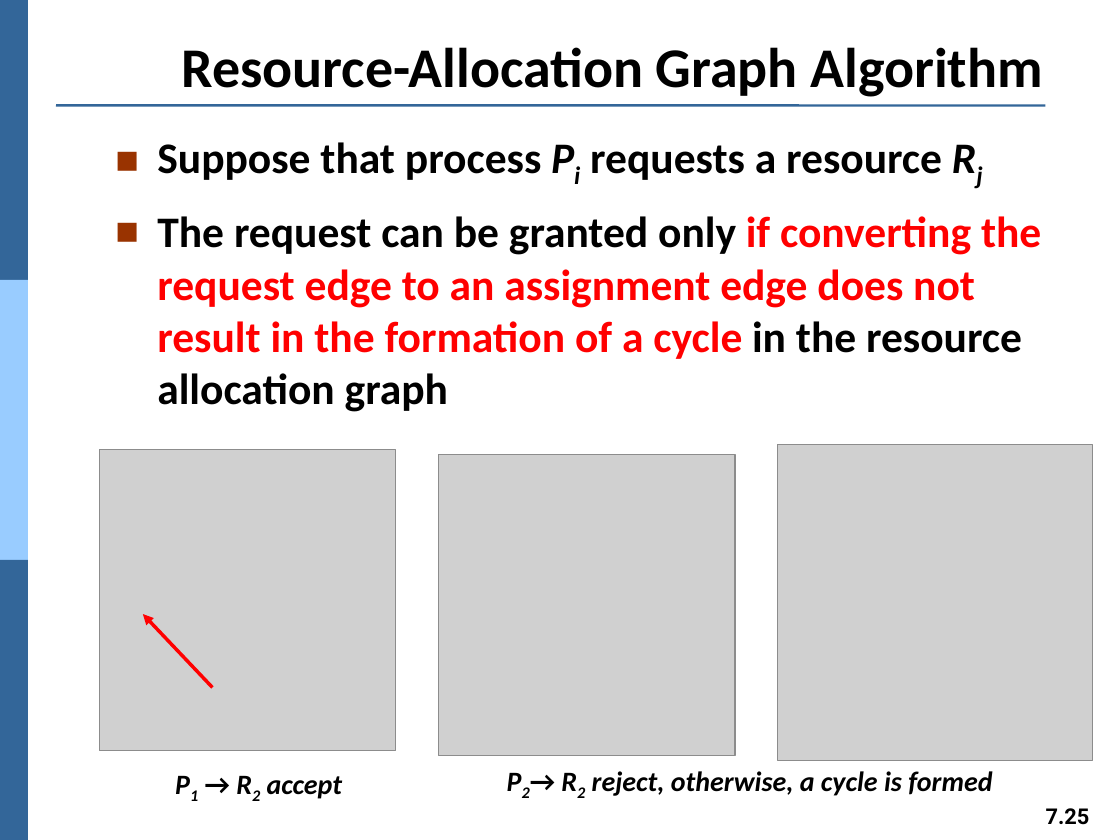
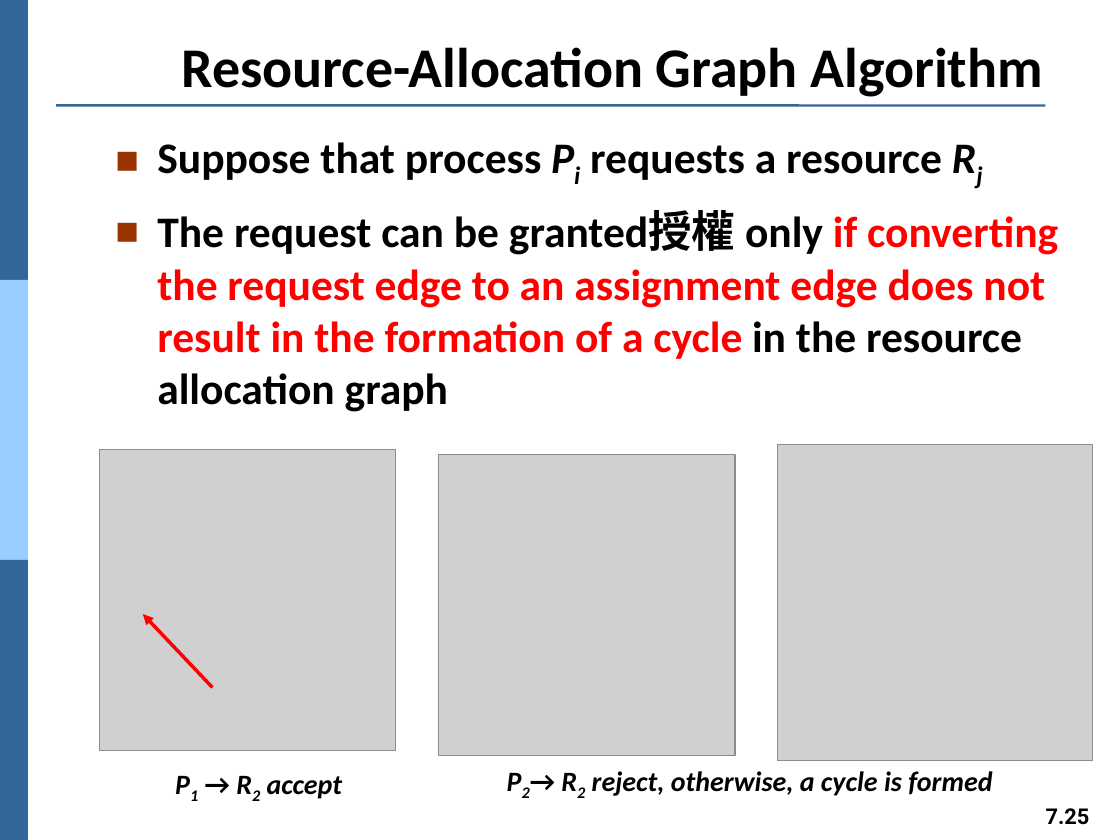
Before and after one commit to Yang09701194/OS_Learning, a slide deck: slide 25 of ch07.pptx. Drawn at 1120x840 pixels with LibreOffice and Linux fonts; fonts in the diff are those of the drawing; grey boxes stand for pictures. Boxes give left, top, right and bottom in pixels: in the first picture for what was removed or moved away, otherwise in the second. Text is boxed around its words. In the diff, an @@ line names an element or a change of style, - is before the commit and + after.

```diff
--- a/ch07.pptx
+++ b/ch07.pptx
@@ text at <box>157,212,1058,412</box>: text changed @@
-■ The request can be granted only if converting the request edge to an assignment edge does not result in the formation of a cycle in the resource allocation graph
+■ The request can be granted授權 only if converting the request edge to an assignment edge does not result in the formation of a cycle in the resource allocation graph
```
Also in this commit, not shown: 3 other slides changed.
